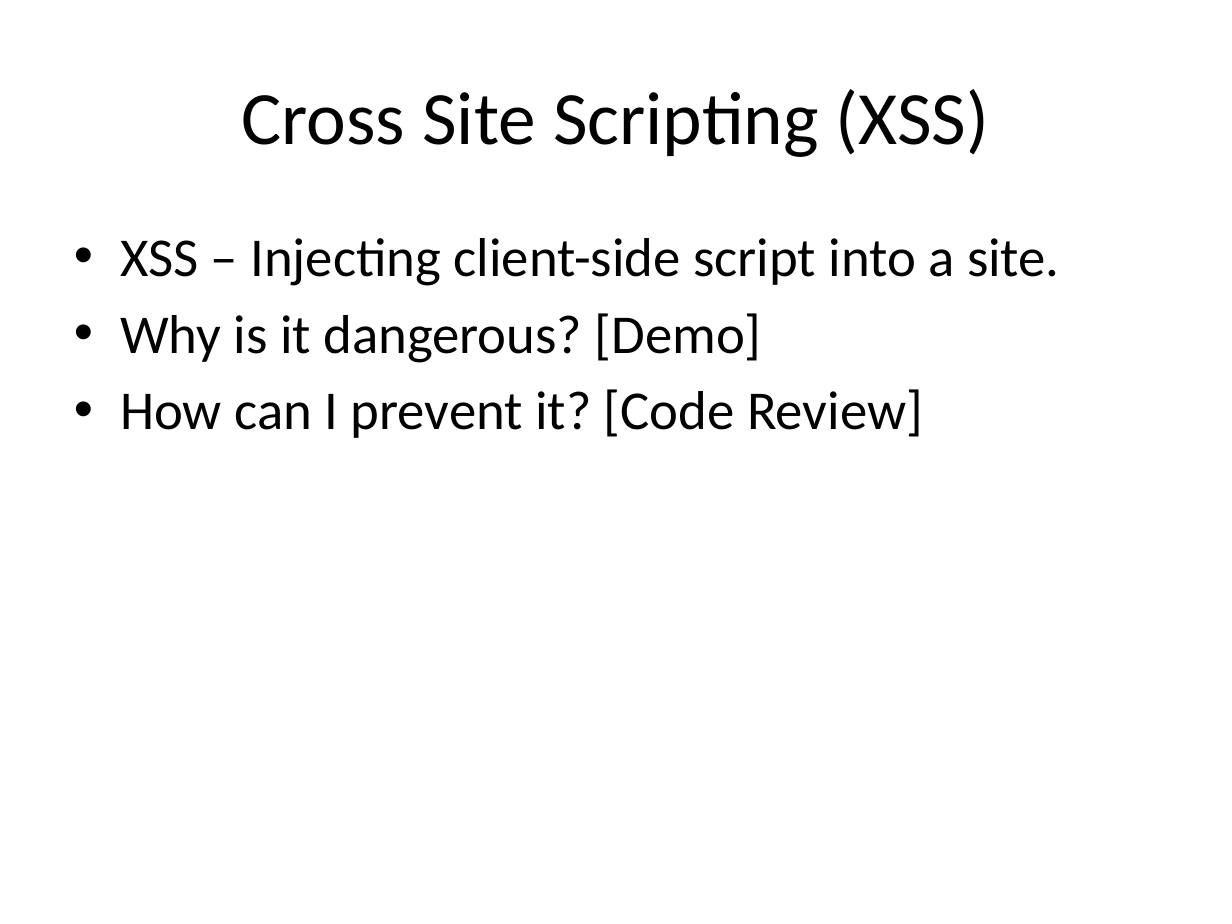
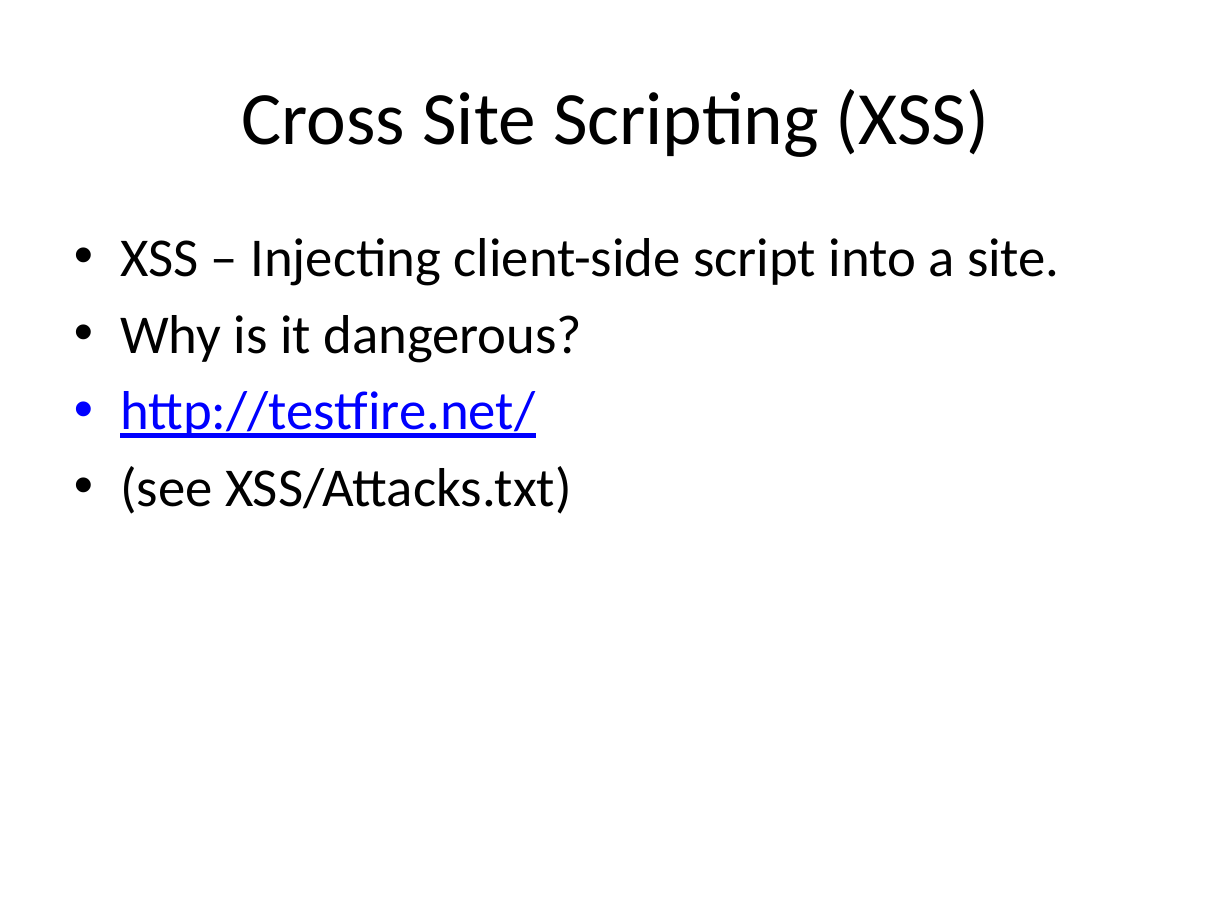
Before and after one commit to casmos1/Learning, a slide deck: slide 10 of Security/Content/Documents/Security.pptx (slide 8 before the commit). Drawn at 1232x924 pixels with LibreOffice and Linux fonts; fonts in the diff are those of the drawing. Boxes give left, top, right and bottom in pixels: in the first picture for what was removed or moved away, otherwise in the second. Text is boxed around its words. In the diff, an @@ line names an element or a change of style, - is before the commit and + after.

```diff
--- a/Security/Content/Documents/Security.pptx
+++ b/Security/Content/Documents/Security.pptx
@@ text at (120,315,582,514): text changed @@
-• Why is it dangerous? [Demo]
-• How can I prevent it? [Code Review]
+• Why is it dangerous?
+• http://testfire.net/
+• (see XSS/Attacks.txt)
```
Also in this commit, not shown: 4 other slides changed, 4 slides added, 1 slide removed, 7 other files.
